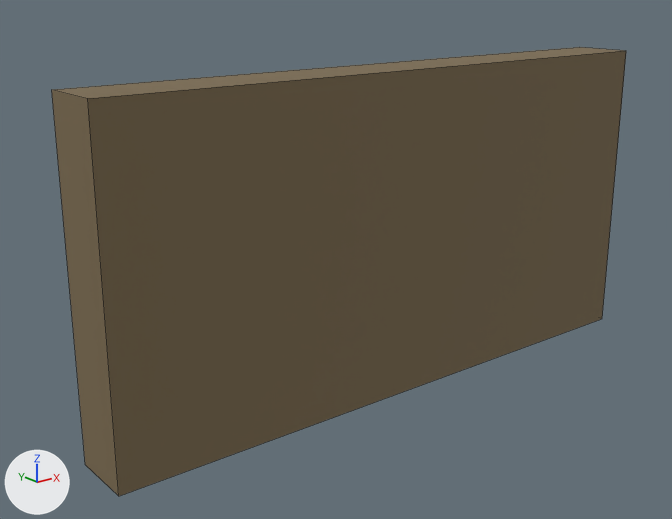
The FBX model Assets/Integrante4/Art/Egipto/egipto_wall.fbx as it was, and as the next commit left it.
Camera for both pictures: a camera (50 mm lens) standing at (-9.34, -10.31, 3.88) and looking at (-0.78, 0.38, -0.4). Lighting does not change. The marker at lower left points along +X, +Y and +Z. The first picture is the older version. Mesh edges are drawn as thin lines.

The first picture shows 'egipto_wall'.
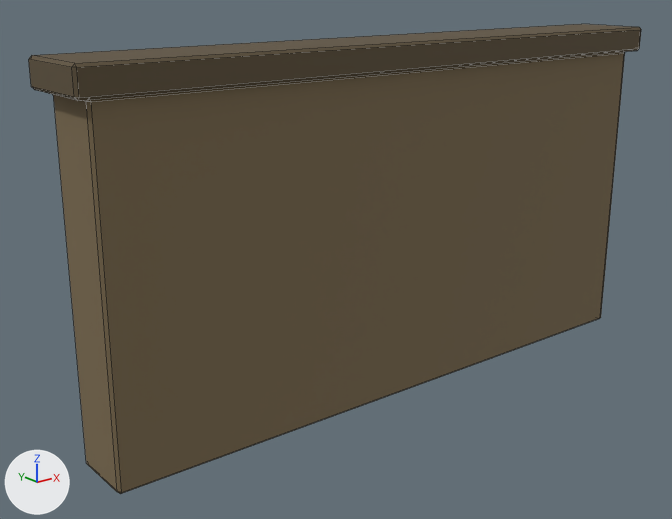
Patch to the scene script:
```diff
--- a/Assets/Integrante4/Art/Egipto/egipto_wall.fbx.py
+++ b/Assets/Integrante4/Art/Egipto/egipto_wall.fbx.py
@@ mat_egipto_trim @@
+mat_egipto_trim = principled_material('egipto_trim')
+mat_egipto_trim.base_color = (0.109, 0.0797, 0.0418)  # brown #5d503a
+mat_egipto_trim.roughness = 0.85
@@ me_cubo_001 @@
 # used by ob_egipto_wall; location = (0.0, 0.0, 0.0)
-me_cubo_001.from_pydata(...)  # 8 vertices, 6 faces; spans x -5.0..5.0, y -0.5..0.5, z -2.5..2.5
+me_cubo_001.from_pydata(...)  # 48 vertices, 52 faces; spans x -5.2..5.2, y -2.5..2.9, z -0.65..0.65
+# me_cubo_001 part 1: the whole mesh is rebuilt
 me_cubo_001.materials.append(mat_egipto_matte)
+me_cubo_001.materials.append(mat_egipto_trim)  # brown #5d503a
@@ ob_egipto_wall @@
 ob_egipto_wall.location = (0.0, 0.0, 0.0)
+ob_egipto_wall.rotation_euler = (1.571, 0.0, 0.0)  # degrees (90, 0, 0)
```

Where the change shows, as pixel boxes (x1, y1, x2, y2) in the pictures (672 x 519 px):
'egipto_wall', reshaped, turned: before (52, 47, 626, 496); after (29, 24, 641, 494)
